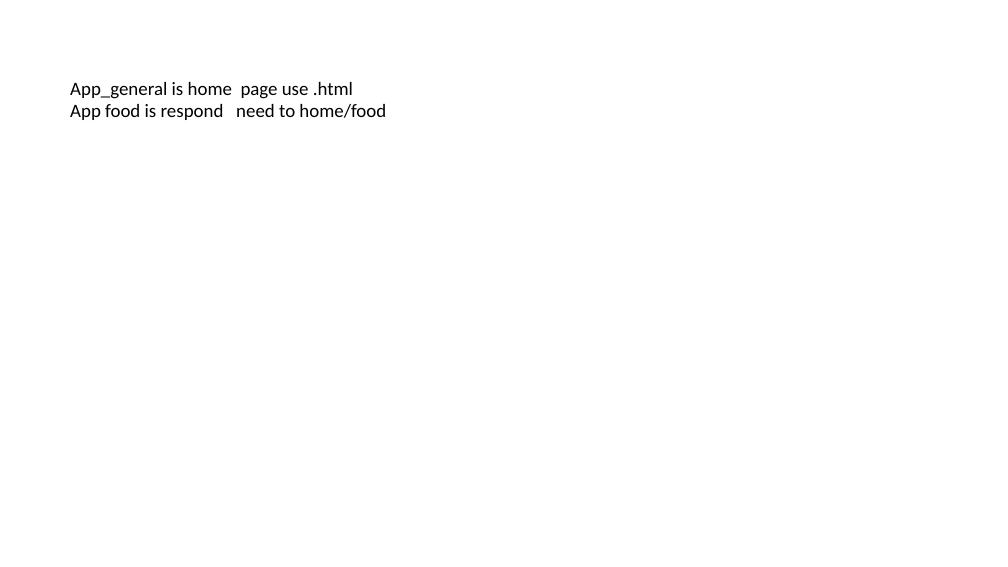
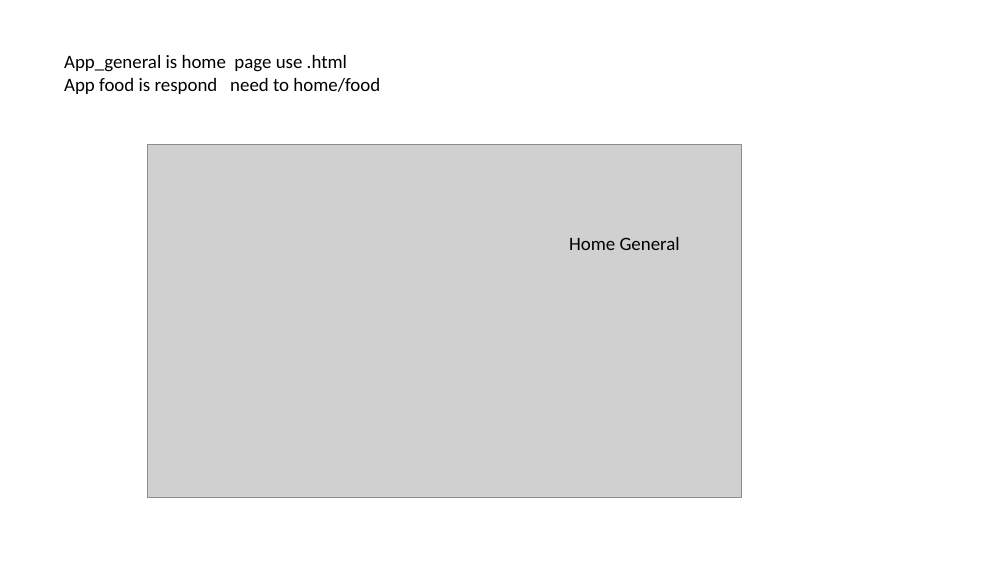
Before and after one commit to Witaya252525/Django_ice-cream, a slide deck: slide 6 of MEMO.pptx. Drawn at 1008x567 pixels with LibreOffice and Linux fonts; fonts in the diff are those of the drawing; grey boxes stand for pictures. Boxes give left, top, right and bottom in pixels: in the first picture for what was removed or moved away, otherwise in the second. Text is boxed around its words. In the diff, an @@ line names an element or a change of style, - is before the commit and + after.

Commit message:
Food_ID

```diff
--- a/MEMO.pptx
+++ b/MEMO.pptx
@@ text "App_general is home page use ...": place and size @@
-text "App_general is home page use ..." at [70, 82, 386, 120]
+text "App_general is home page use ..." at [64, 55, 380, 94]
@@ picture added at [147, 144, 742, 498] @@
@@ text added at [569, 237, 680, 250], 18 pt, text #000000 @@
+Home General
```
Also in this commit, not shown: 5 other files.
